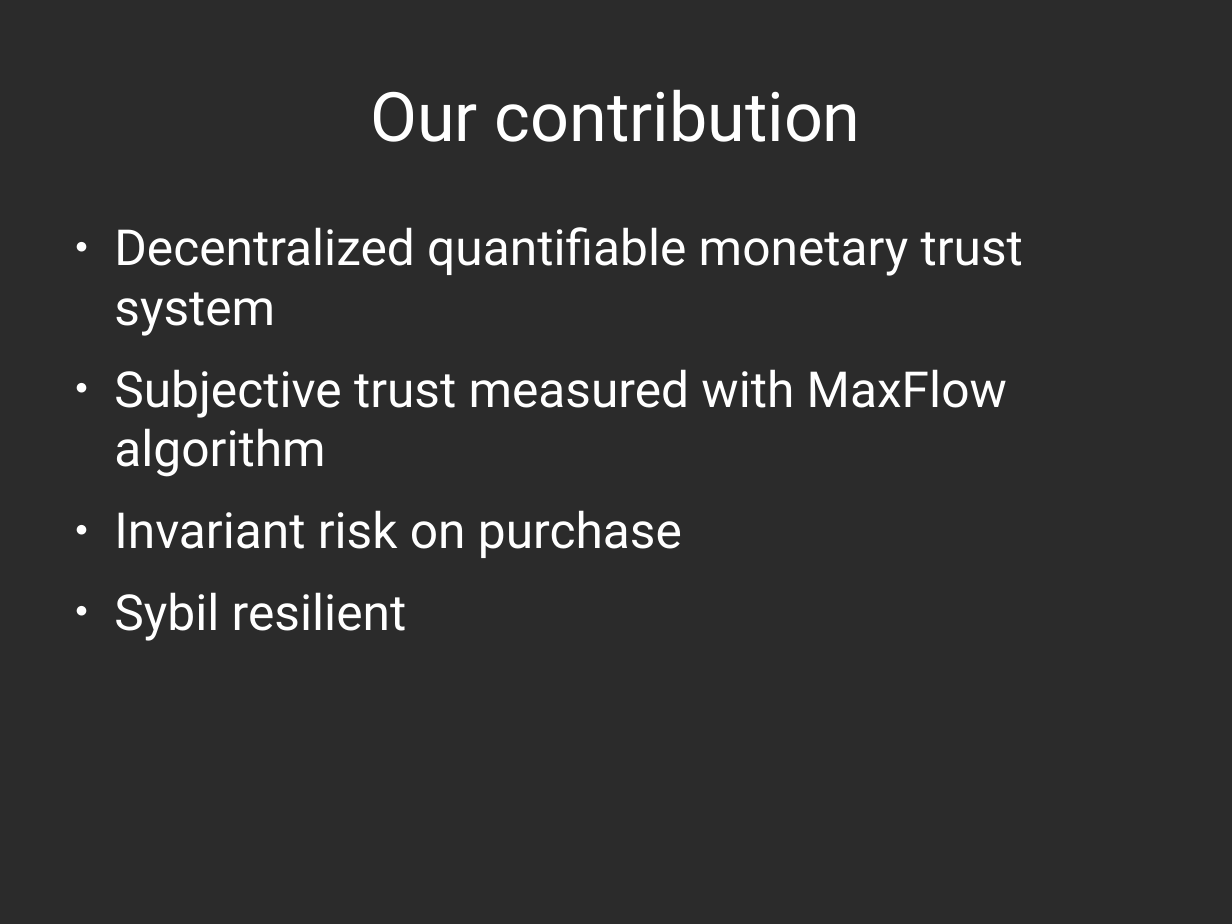
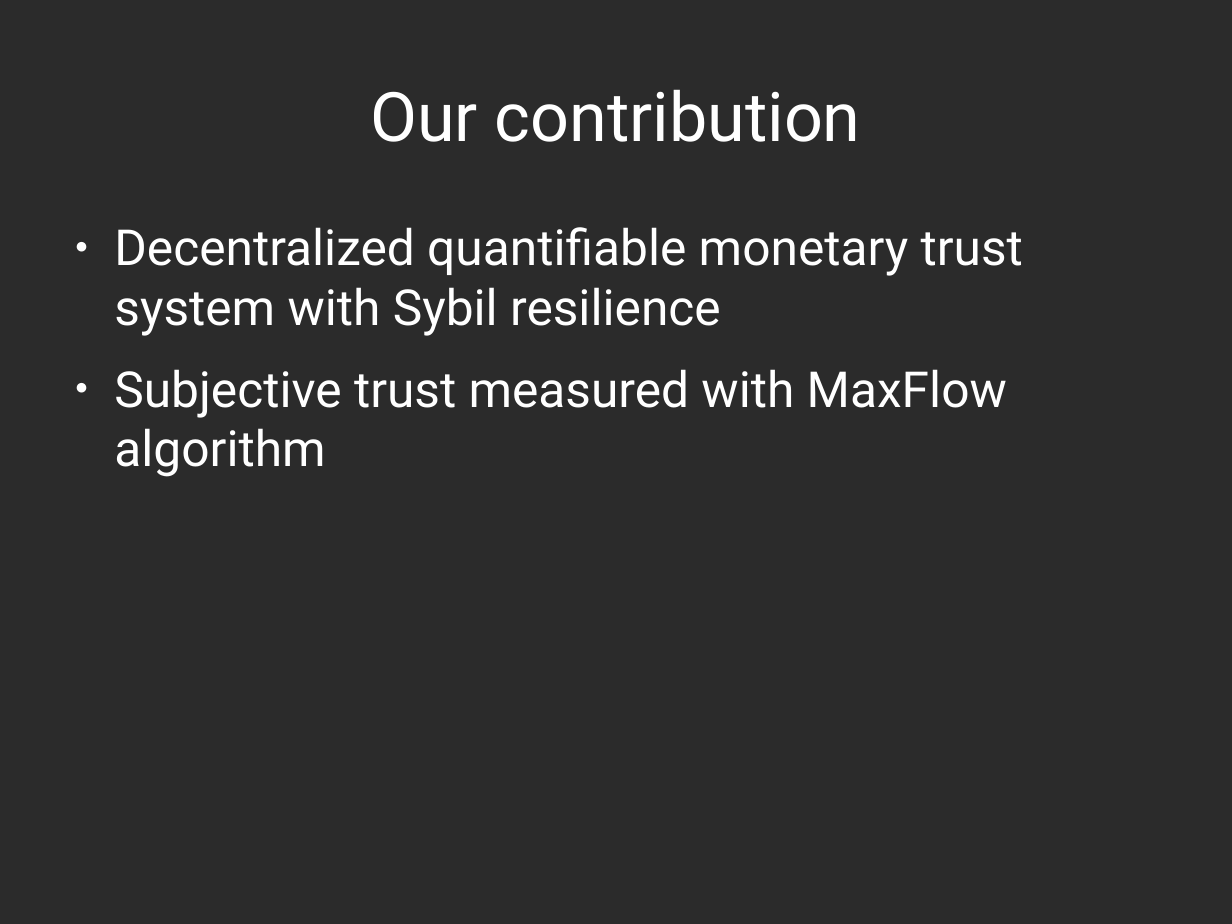
Before and after one commit to decrypto-org/TrustIsRisk, a slide deck: slide 3 of presentations/AtheCrypt10-1-2017/AtheCrypt10-1-2017.odp. Drawn at 1232x924 pixels with LibreOffice and Linux fonts; fonts in the diff are those of the drawing; background and template pictures are left out; a plain dark background stands for a picture behind light text. Boxes give left, top, right and bottom in pixels: in the first picture for what was removed or moved away, otherwise in the second. Text is boxed around its words. In the diff, an @@ line names an element or a change of style, - is before the commit and + after.

```diff
--- a/presentations/AtheCrypt10-1-2017/AtheCrypt10-1-2017.odp
+++ b/presentations/AtheCrypt10-1-2017/AtheCrypt10-1-2017.odp
@@ text at (x1=114, y1=227, x2=1023, y2=336): text changed @@
-● Decentralized quantifiable monetary trust system
+● Decentralized quantifiable monetary trust system with Sybil resilience
@@ text at (x1=114, y1=510, x2=682, y2=641): paragraphs removed @@
-● Invariant risk on purchase
-● Sybil resilient
```
Also in this commit, not shown: 2 other slides changed, 2 other files.
